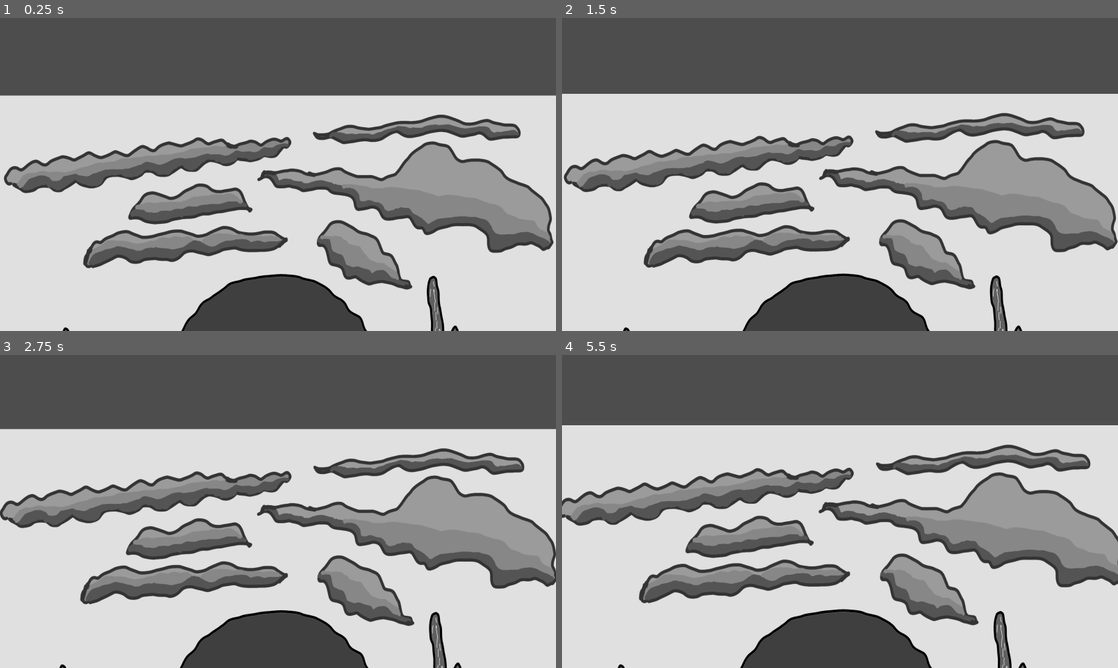
Above: before the commit, frames 1-4 (two rows, left to right).
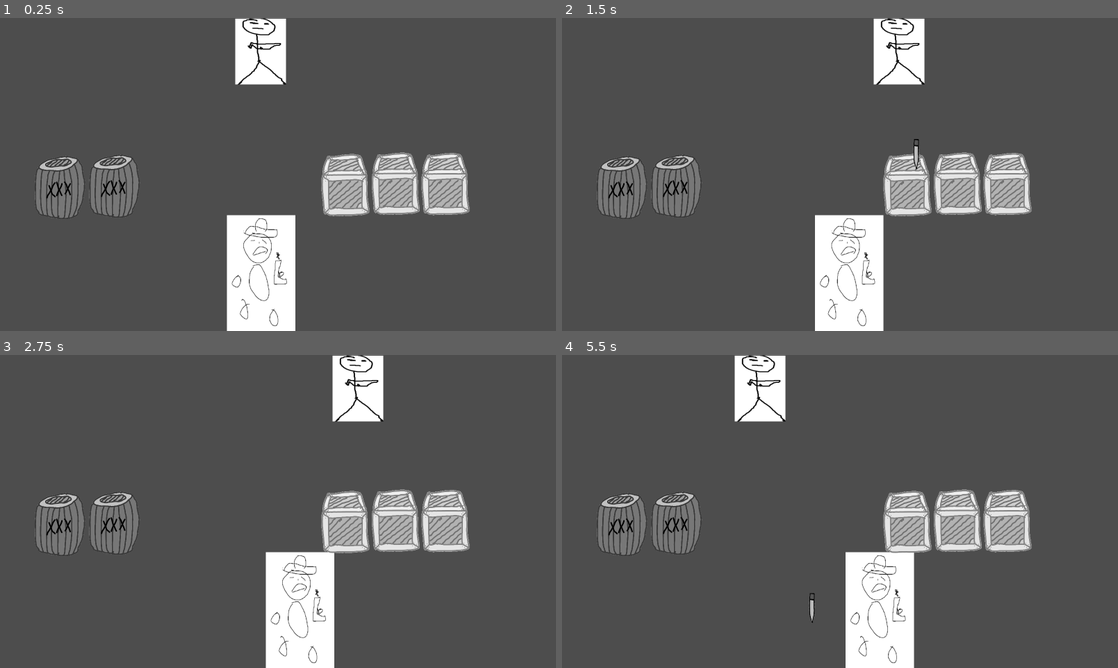
Above: after the commit, the same moments.

Repository: NihalBAnand/LD54
Game: Godot game, scene res://Scenes/shooter.tscn
The game is run twice, just before and just after one commit, with the same random seed, the same clock (stepped at 60 frames per second) and the same inputs. Before the commit the project starts from res://Scenes/Intro.tscn.
Inputs:
- Up to frame 1 (0.25 s): no input
- Up to frame 2 (1.5 s): hold D (player_right) 0.53-1.28 s; tap Space (shoot) at 0.6, 1.35 s; hold A (player_left) from 1.28 s (still down)
- Up to frame 3 (2.75 s): release A (player_left) at 2.03 s; hold D (player_right) from 2.03 s (still down); tap Space (shoot) at 2.1 s
- Up to frame 4 (5.5 s): tap Space (shoot) every 0.75 s from 2.85 to 5.1 s; release D (player_right) at 3.53 s; hold A (player_left) from 3.53 s (still down)

The runs differ from the first frame. In frame 1, 68% of the frame differs, in the area x 0-100%, y 0-100%; in frame 2, 68%; in frame 3, 69%; in frame 4, 70%.

Commit message:
Revert "Added visuals for intro scene"
This reverts commit a6ca2f8d35302cd8035b9e928411481b01facb88.

Diff:
--- a/project.godot
+++ b/project.godot
@@ -11,7 +11,7 @@
 [application]
 
 config/name="LD54"
-run/main_scene="res://Scenes/Intro.tscn"
+run/main_scene="res://Scenes/shooter.tscn"
 config/features=PackedStringArray("4.1", "GL Compatibility")
 config/icon="res://icon.svg"
 
Not shown: 1 places in Scenes/shooter.tscn that only renumber resources
